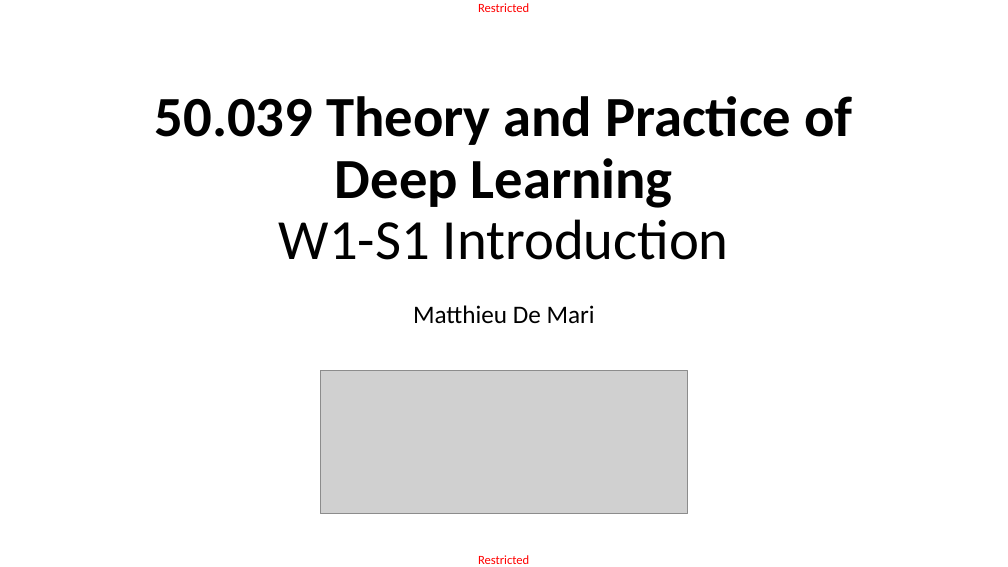
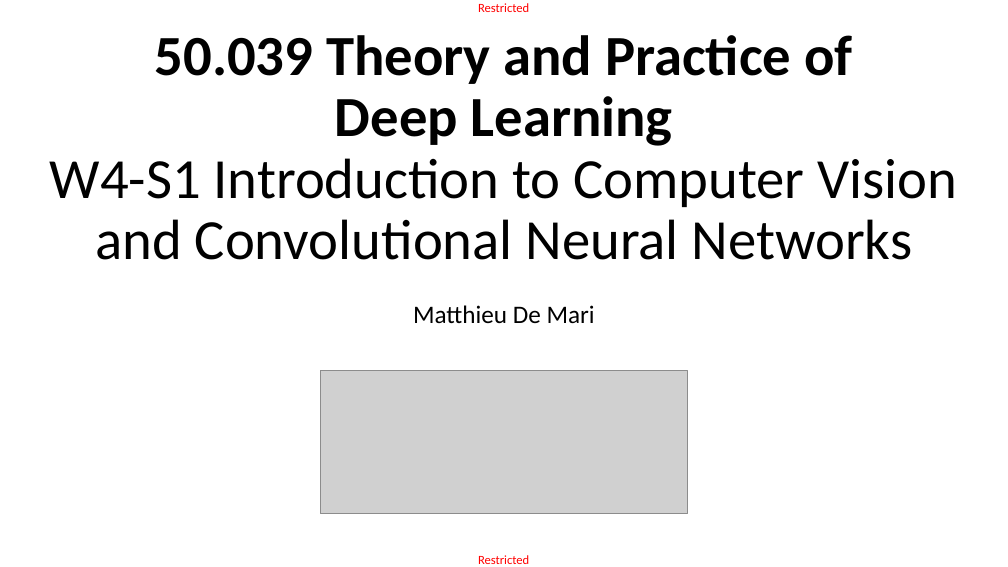
Before and after one commit to matthieudemari/SUTD_DL_50_039, a slide deck: slide 1 of W4/0. All/W4.pptx. Drawn at 1008x567 pixels with LibreOffice and Linux fonts; fonts in the diff are those of the drawing; grey boxes stand for pictures. Boxes give left, top, right and bottom in pixels: in the first picture for what was removed or moved away, otherwise in the second. Text is boxed around its words. In the diff, an @@ line names an element or a change of style, - is before the commit and + after.

```diff
--- a/W4/0. All/W4.pptx
+++ b/W4/0. All/W4.pptx
@@ title at (50, 35, 958, 260): text changed; bold off @@
-50.039 Theory and Practice of
-Deep Learning
-W1-S1 Introduction
+50.039 Theory and Practice of
+Deep Learning
+W4-S1 Introduction to Computer Vision and Convolutional Neural Networks
```
Also in this commit, not shown: 6 other slides changed, 35 slides added, 3 slides removed, 9 other files.
